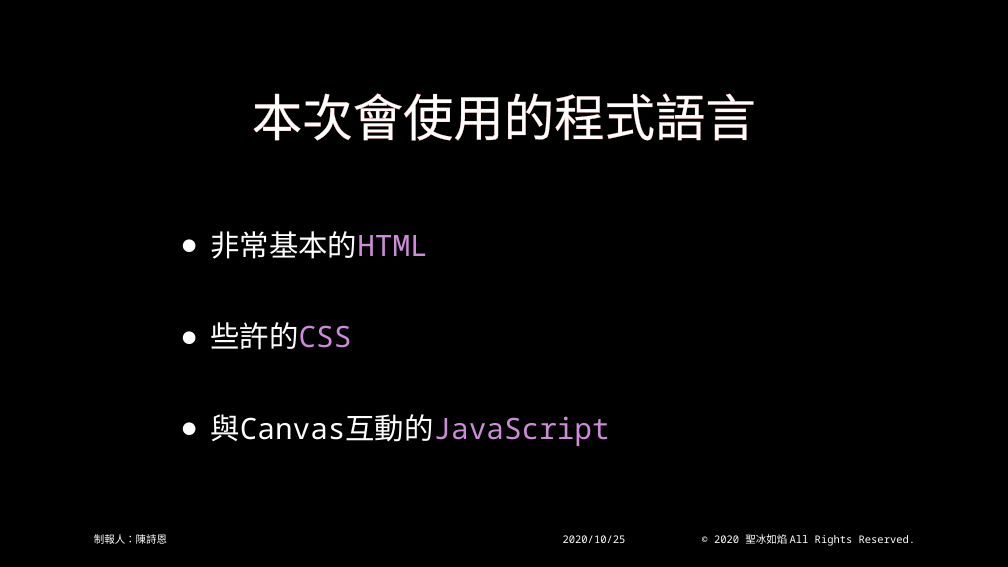
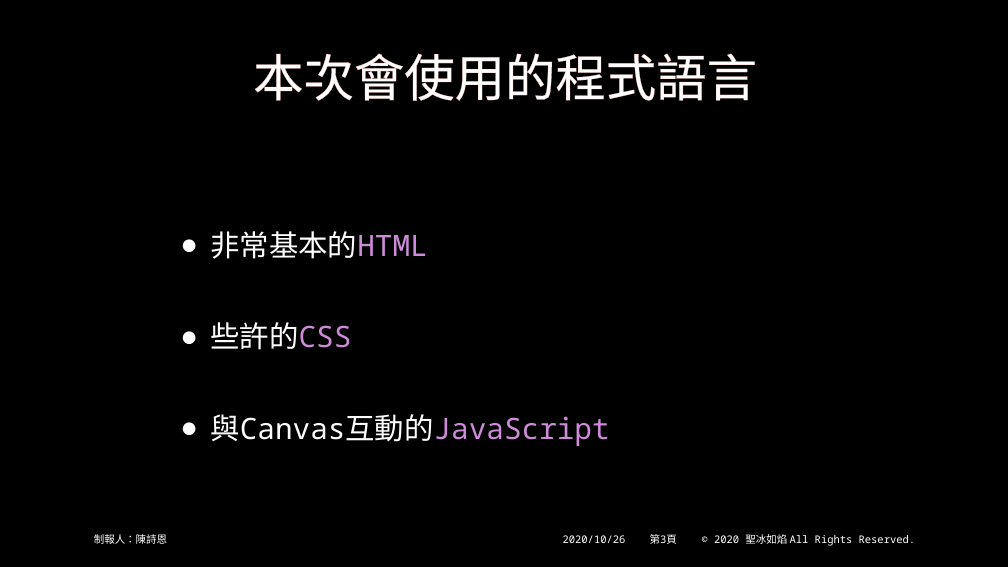
Before and after one commit to beenyan/RLSB, a slide deck: slide 3 of 俄羅斯方塊.pptx. Drawn at 1008x567 pixels with LibreOffice and Linux fonts; fonts in the diff are those of the drawing; background and template pictures are left out. Boxes give left, top, right and bottom in pixels: in the first picture for what was removed or moved away, otherwise in the second. Text is boxed around its words. In the diff, an @@ line names an element or a change of style, - is before the commit and + after.

```diff
--- a/俄羅斯方塊.pptx
+++ b/俄羅斯方塊.pptx
@@ title "本次會使用的程式語言": place and size @@
-title "本次會使用的程式語言" at box(252, 93, 756, 141)
+title "本次會使用的程式語言" at box(253, 53, 757, 101)
@@ text at box(563, 535, 626, 543): text changed @@
-2020/10/25
+2020/10/26
@@ page number added at box(650, 534, 677, 544), 10 pt, text #FFFFFF @@
+第3頁
```
Also in this commit, not shown: 47 other slides changed, 40 slides added, 4 other files.
